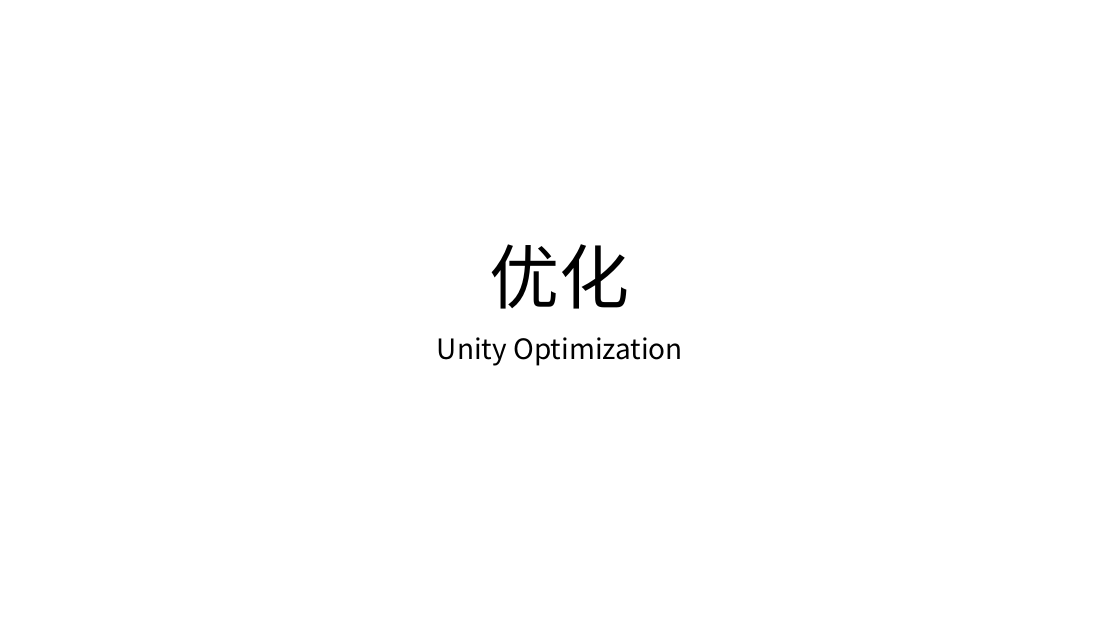
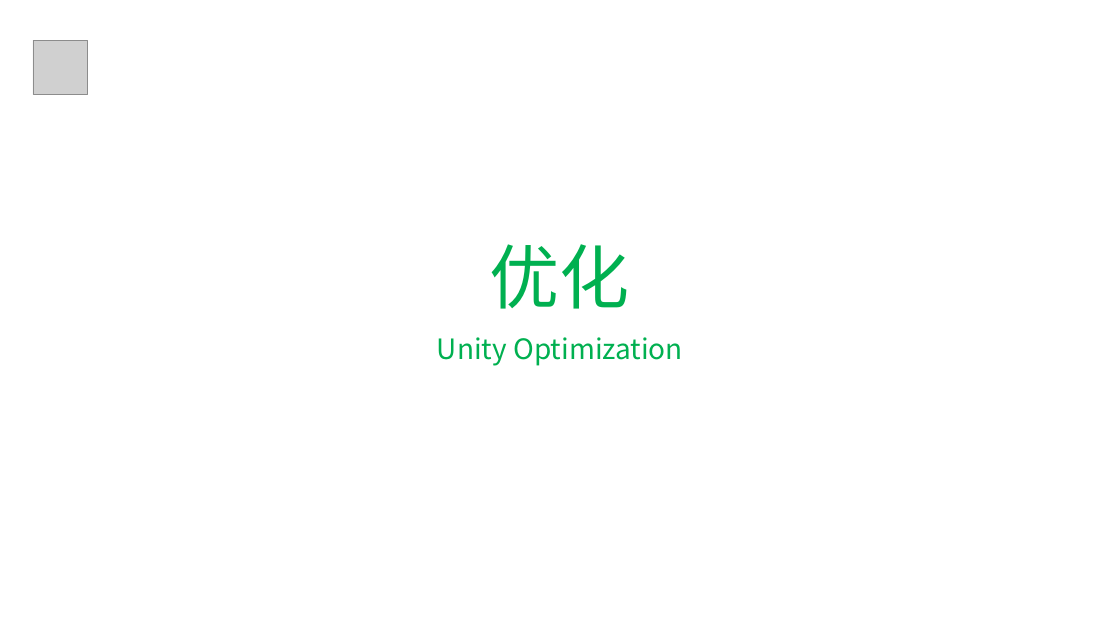
Before and after one commit to llyao/NoteOfGameDevelop, a slide deck: slide 1 of 优化.pptx. Drawn at 1120x630 pixels with LibreOffice and Linux fonts; fonts in the diff are those of the drawing; grey boxes stand for pictures; background and template pictures are left out. Boxes give left, top, right and bottom in pixels: in the first picture for what was removed or moved away, otherwise in the second. Text is boxed around its words. In the diff, an @@ line names an element or a change of style, - is before the commit and + after.

```diff
--- a/优化.pptx
+++ b/优化.pptx
@@ picture added at (33,40,87,95) @@
@@ title "优化" at (490,244,630,309): text colour #000000 to #00B050 @@
@@ subtitle "Unity Optimization" at (437,337,683,366): text colour #000000 to #00B050 @@
```
Also in this commit, not shown: 3 other slides changed, 9 slides added.
